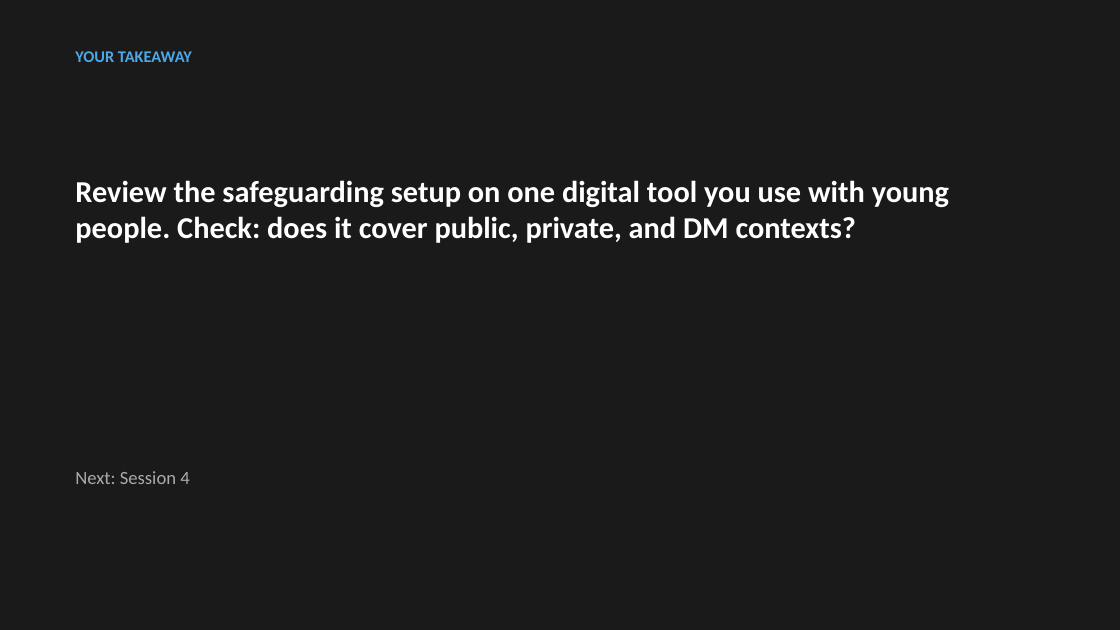
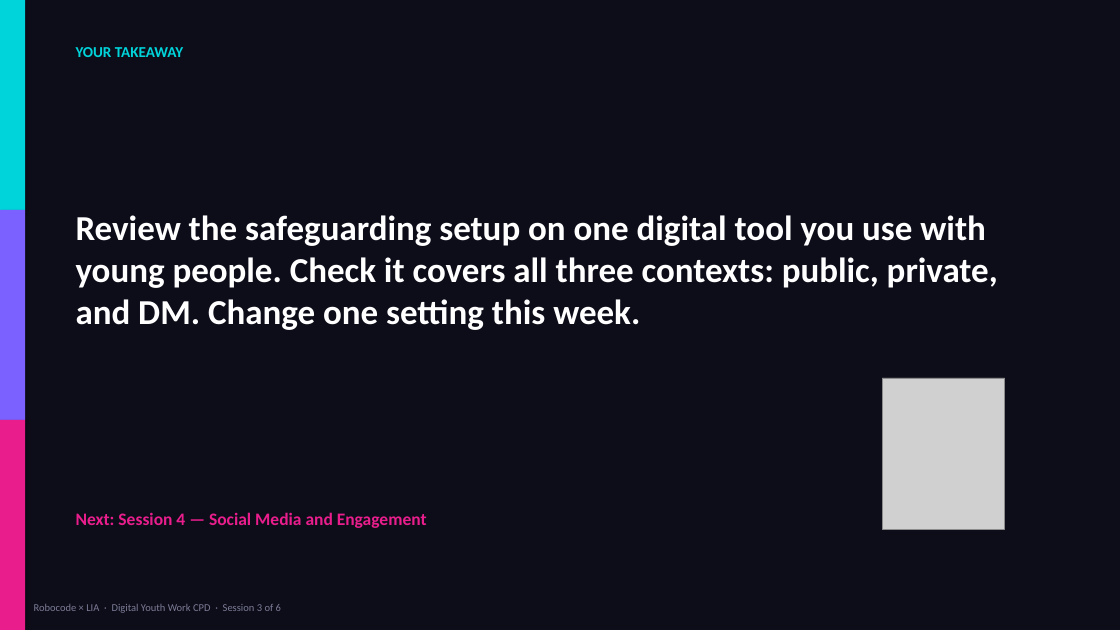
Before and after one commit to bh1ff/cpd-v2, a slide deck: slide 32 of assets/downloads/Session-3-Keeping-Young-People-Safe-Online.pptx (slide 17 before the commit). Drawn at 1120x630 pixels with LibreOffice and Linux fonts; fonts in the diff are those of the drawing; grey boxes stand for pictures. Boxes give left, top, right and bottom in pixels: in the first picture for what was removed or moved away, otherwise in the second. Text is boxed around its words. In the diff, an @@ line names an element or a change of style, - is before the commit and + after.

```diff
--- a/assets/downloads/Session-3-Keeping-Young-People-Safe-Online.pptx
+++ b/assets/downloads/Session-3-Keeping-Young-People-Safe-Online.pptx
@@ background #1A1A1A to #0D0D1A @@
@@ rectangle added at [0,0,25,210], fill #00D4DB @@
@@ text "YOUR TAKEAWAY" at [76,47,183,57]: size 14 to 13 pt, text colour #4EA8E6 to #00D4DB @@
@@ rectangle added at [0,210,25,420], fill #7B61FF @@
@@ text at [76,215,998,330]: text changed; size 26 to 30 pt @@
-Review the safeguarding setup on one digital tool you use with young people. Check: does it cover public, private, and DM contexts?
+Review the safeguarding setup on one digital tool you use with young people. Check it covers all three contexts: public, private, and DM. Change one setting this week.
@@ picture added at [882,378,1005,529] @@
@@ rectangle added at [0,420,25,630], fill #E91E8C @@
@@ text at [76,512,427,528]: text changed; size 16 to 15 pt; text colour #AAAAAA to #E91E8C; bold on @@
-Next: Session 4
+Next: Session 4 — Social Media and Engagement
@@ text added at [34,604,281,613], 9 pt, text #7B7B96 @@
+Robocode × LIA · Digital Youth Work CPD · Session 3 of 6
```
Also in this commit, not shown: 15 other slides changed, 16 slides added, 1 slide removed, 2 other files.
